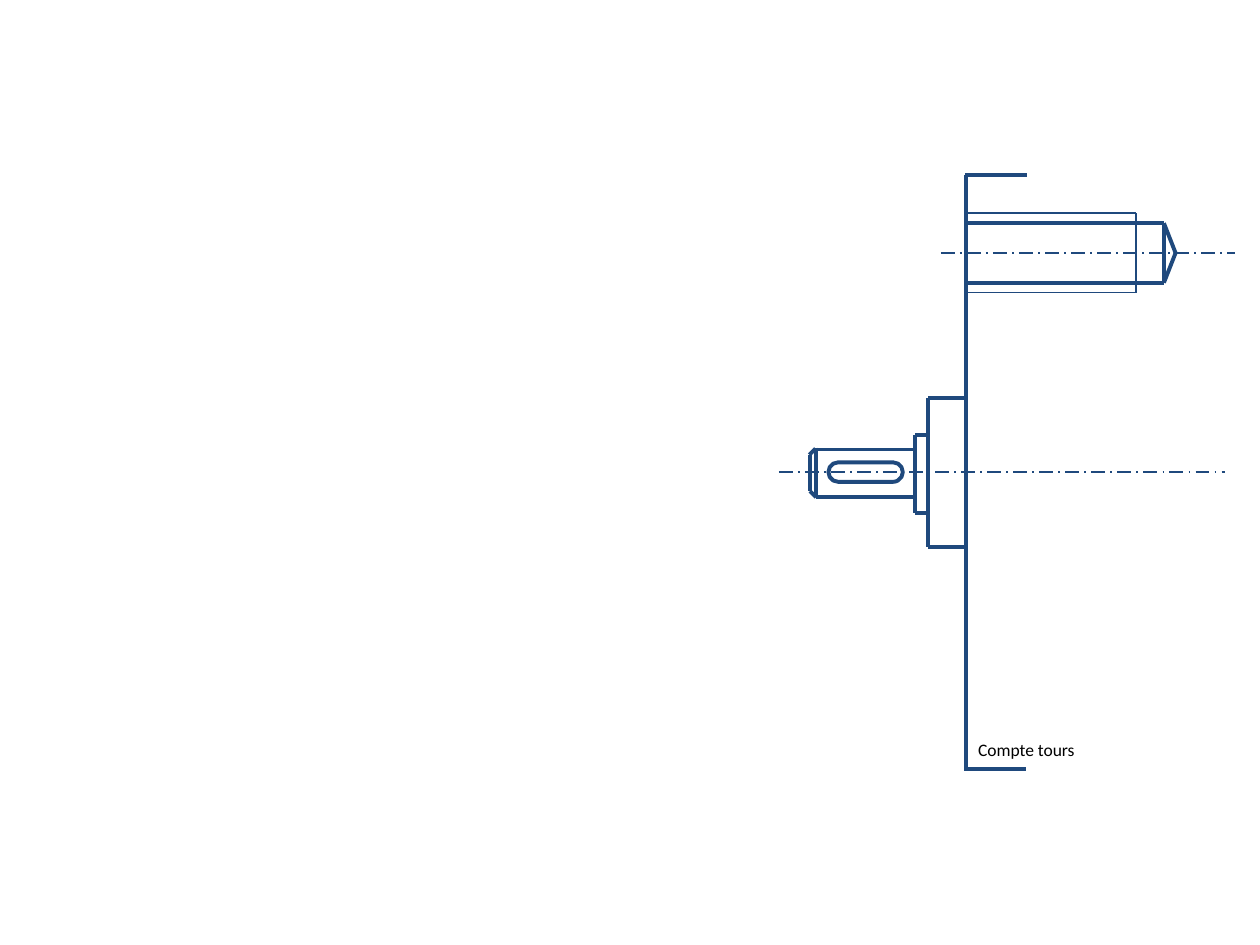
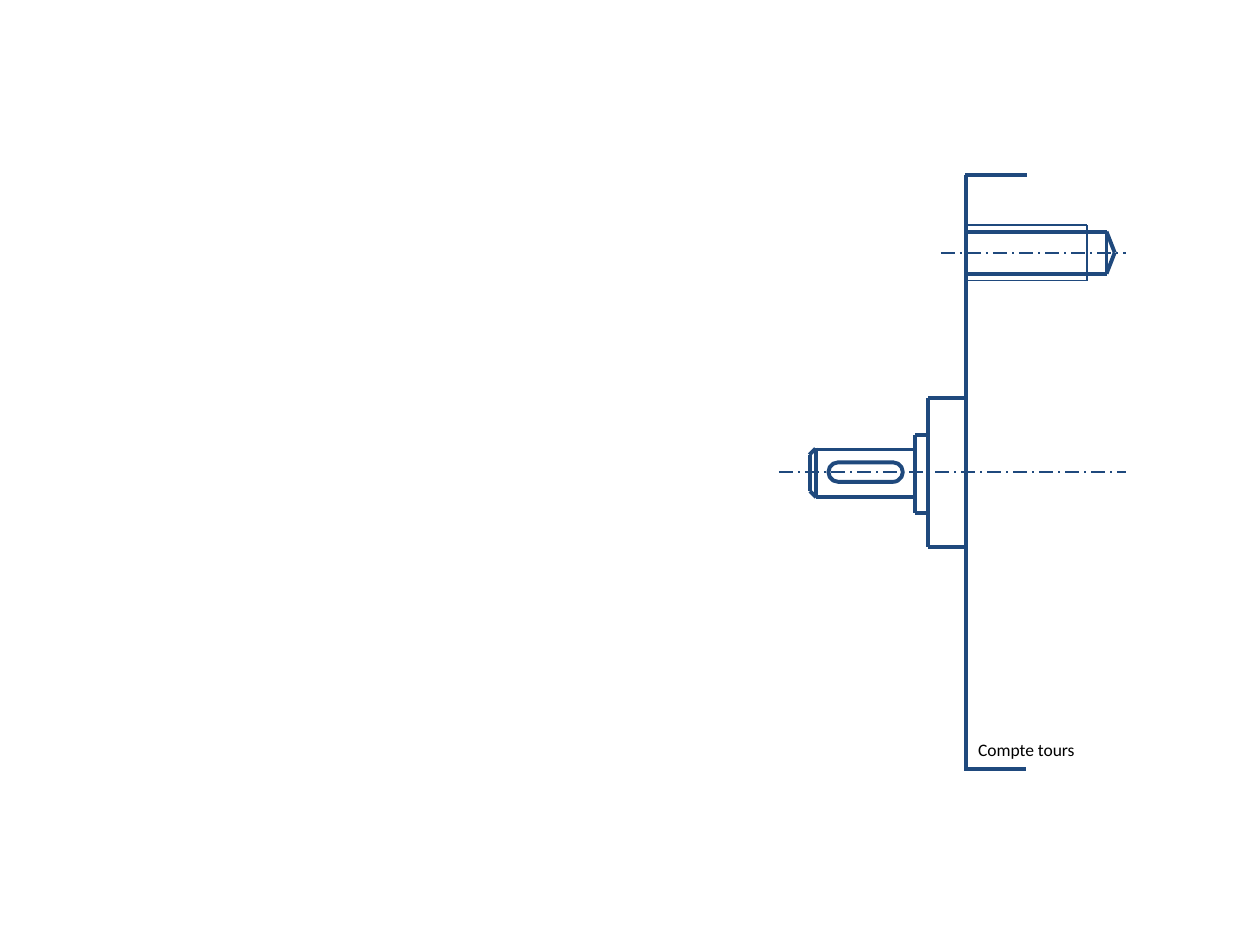
Before and after one commit to xpessoles/07_Etude_Systemes_Mecaniques_Analyser_Concevoir_Realiser, a slide deck: slide 6 of Concevoir/06_ConceptionsDiverses/TD_09_GrueHydraulique/images/Figures.pptx. Drawn at 1260x945 pixels with LibreOffice and Linux fonts; fonts in the diff are those of the drawing. Boxes give left, top, right and bottom in pixels: in the first picture for what was removed or moved away, otherwise in the second. Text is boxed around its words. In the diff, an @@ line names an element or a change of style, - is before the commit and + after.

```diff
--- a/Concevoir/06_ConceptionsDiverses/TD_09_GrueHydraulique/images/Figures.pptx
+++ b/Concevoir/06_ConceptionsDiverses/TD_09_GrueHydraulique/images/Figures.pptx
@@ line moved from (1137, 213) - (968, 213) to (1087, 224) - (968, 224) @@
@@ line moved from (1164, 223) - (968, 223) to (1106, 232) - (968, 232) @@
@@ line moved from (1137, 292) - (1137, 213) to (1087, 281) - (1087, 224) @@
@@ line moved from (1164, 223) - (1164, 282) to (1106, 232) - (1106, 273) @@
@@ line moved from (1164, 223) - (1176, 253) to (1106, 232) - (1115, 253) @@
@@ line moved from (941, 253) - (1235, 253) to (941, 253) - (1126, 253) @@
@@ line moved from (1176, 253) - (1164, 282) to (1115, 253) - (1106, 273) @@
@@ line moved from (1137, 292) - (968, 292) to (1087, 281) - (968, 281) @@
@@ line moved from (1164, 282) - (966, 282) to (1106, 273) - (968, 273) @@
@@ line moved from (779, 472) - (1225, 472) to (779, 472) - (1126, 472) @@
```
Also in this commit, not shown: 3 other files.
